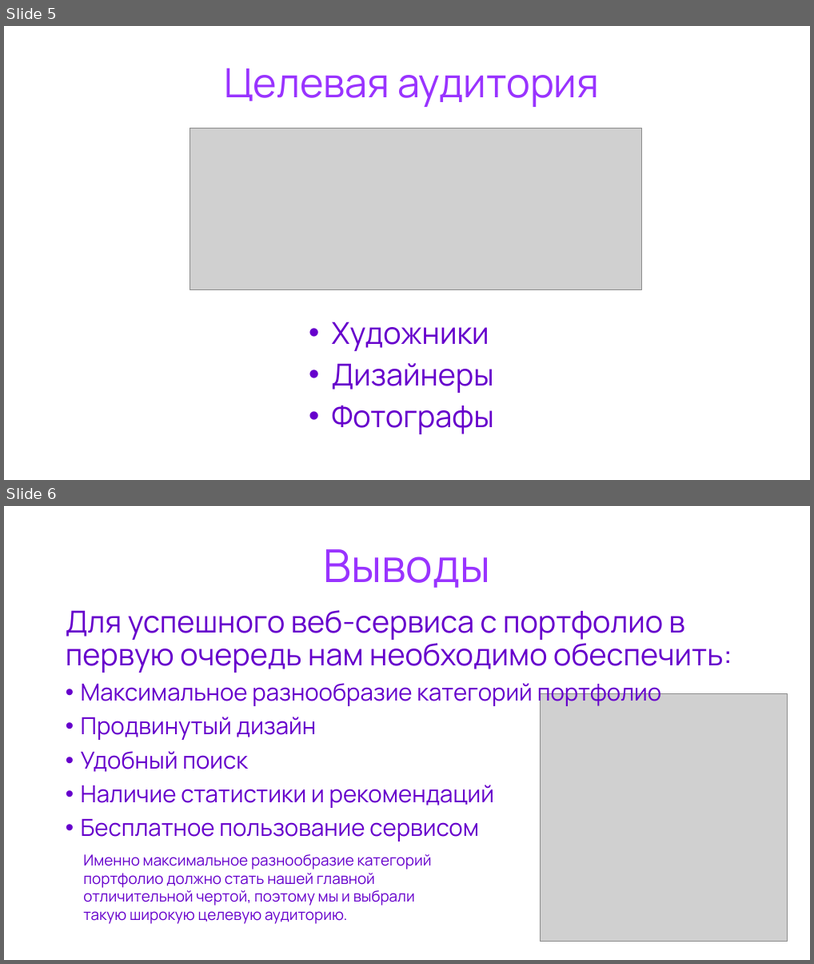
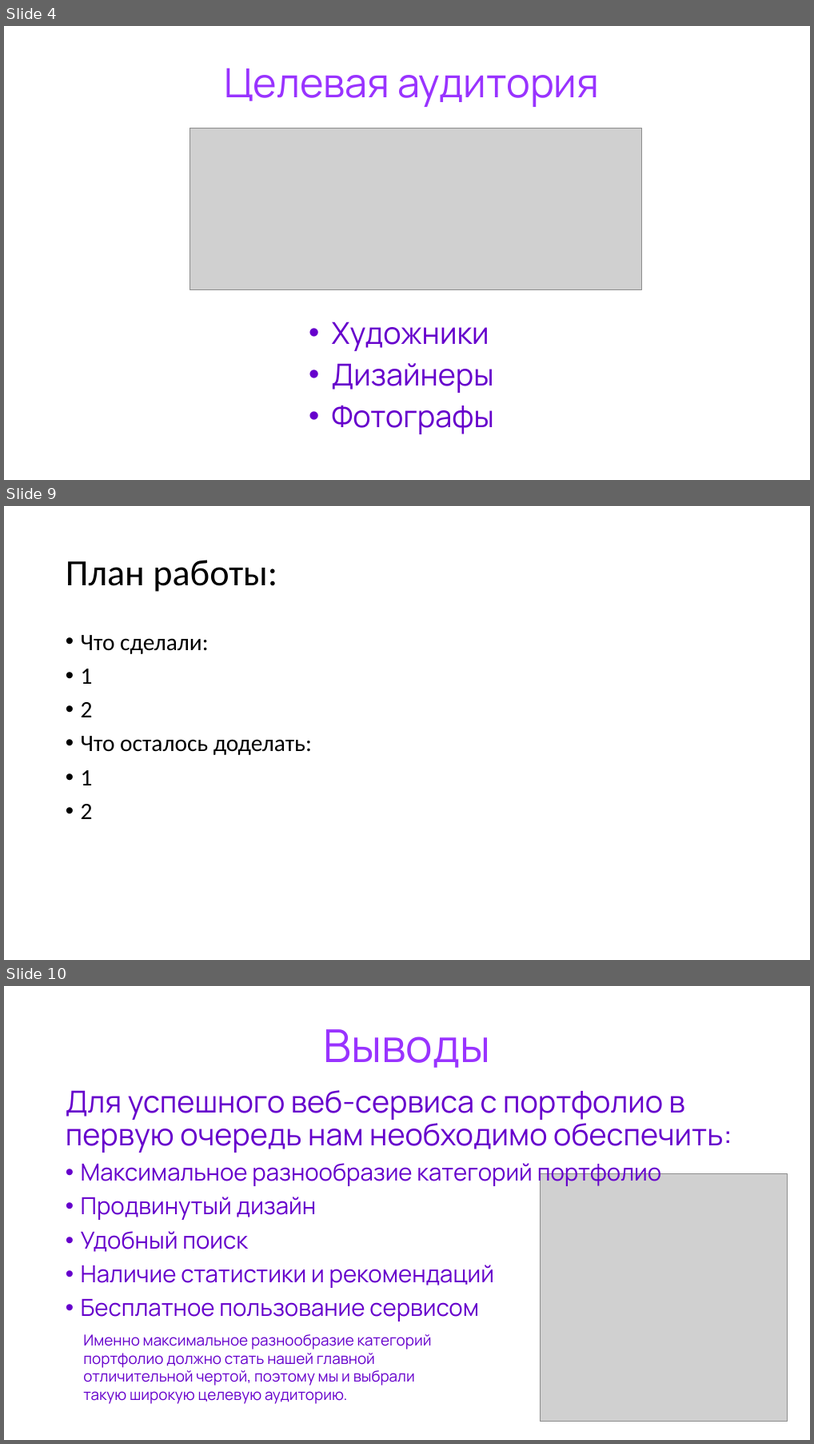
Before and after one commit to limurSC/WebProject, a slide deck: Аналитика/Проект — копия.pptx. Shown one above the other, each under a label of ours: slides 5 and 6 before the commit, slides 4, 9 and 10 after it; the slides between them are not shown. The pictures are 814x964 and 814x1444 pixels, drawn with LibreOffice and Linux fonts; fonts in the diff are those of the drawing; grey boxes stand for pictures. Boxes give left, top, right and bottom in pixels: in the first picture for what was removed or moved away, otherwise in the second. Text is boxed around its words. In the diff, an @@ line names an element or a change of style, - is before the commit and + after.

```diff
--- a/Аналитика/Проект — копия.pptx
+++ b/Аналитика/Проект — копия.pptx
@@ slide 9 added at [4,506,810,960], background #FFFFFF @@
@@ title added at [66,560,278,592], 44 pt, text #000000 @@
+План работы:
@@ text added at [81,635,312,819], 28 pt, text #000000 @@
+• Что сделали:
+• 1
+• 2
+• Что осталось доделать:
+• 1
+• 2
@@ what was slide 5 is now slide 4 @@
@@ what was slide 6 is now slide 10 @@
```
Also in this commit, not shown: 3 slides changed, 4 other slides added, 1 other file.
